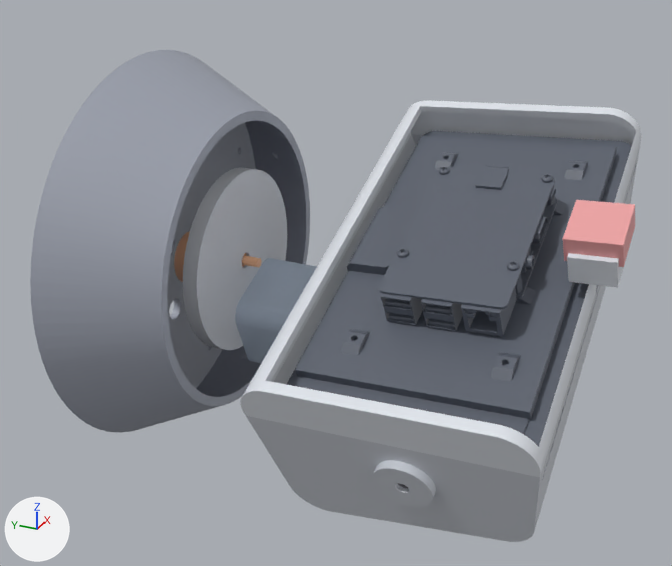
What one commit did to the glTF model web/assembly.glb.
Both versions are drawn from a camera (50 mm lens) standing at (-393.0, -281.0, 193.0) and looking at (-13.0, -110.0, 3.0). Every picture has the same lights, and +X, +Y and +Z are marked at lower left. The older version comes first. Where no turn or scale is listed for an object, it has been applied to the vertices.

Names of what the first picture shows: 'base', 'camera_ref', 'head_back', 'head_bezel', 'neck_clevis', 'pan_platform', 'screen_ref' and 1 more.
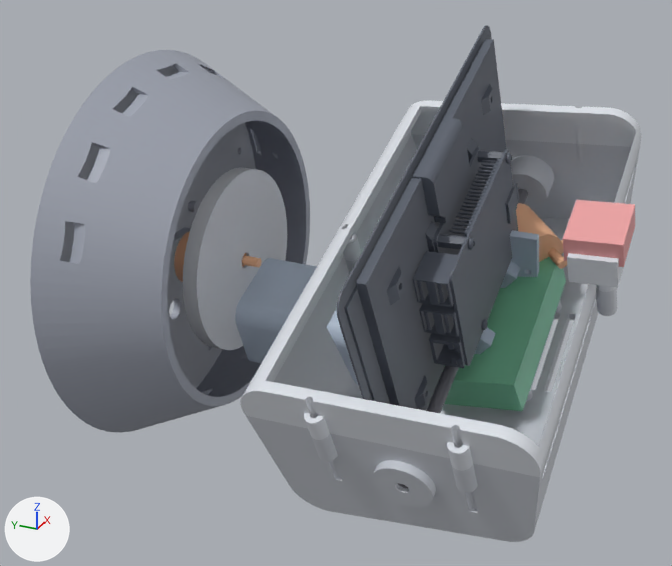
What differs and where, as boxes [x1, y1, x2, y2] in the pictures (672 x 566 px):
```json
{"object": "screen_ref", "change": "reshaped", "before": [286, 131, 632, 447], "after": [337, 25, 519, 411]}
{"part": 1, "of": "me_base", "change": "added", "after": [60, 66, 256, 383], "on screen": "mostly hidden"}
{"part": 2, "of": "me_base", "change": "added", "after": [31, 50, 306, 268]}
{"part": 3, "of": "me_head_bezel", "change": "added", "after": [597, 285, 616, 292], "on screen": "mostly hidden"}
{"part": 4, "of": "me_head_bezel", "change": "reshaped", "before": [412, 112, 630, 143], "after": [412, 101, 630, 147], "on screen": "mostly hidden before"}
{"part": 5, "of": "me_head_bezel", "change": "built on", "before": [240, 391, 532, 476], "after": [240, 382, 534, 476]}
{"part": 6, "of": "me_head_bezel", "change": "added", "after": [248, 101, 420, 392]}
{"part": 7, "of": "me_head_back", "change": "cut back", "before": [277, 175, 633, 527], "after": [277, 144, 634, 541]}
{"object": "pi5", "change": "unchanged, uncovered by the edit", "after": [439, 257, 566, 411]}
```

Edits to the scene script, one JSON object a line:
```json
{"block": "me_base", "where": "# used by ob_base; location = (0.0, 0.0, 0.0)"}
{"op": "remove", "block": "me_base", "code": "me_base.from_pydata(...)  # 1468 vertices, 2956 faces; spans x -104.0..104.0, y -52.0..0.0, z -104.0..104.0"}
{"op": "add", "block": "me_base", "code": "me_base.from_pydata(...)  # 2593 vertices, 5246 faces; spans x -104.0..104.0, y -52.0..0.0, z -104.0..104.0"}
{"block": "me_base", "change": "me_base part 1: 783 vertices added at x -31.0..60.0, y -11.0..0.0, z -19.0..19.0"}
{"block": "me_base", "change": "me_base part 2: 322 vertices added at x -94.0..98.0, y -20.0..-9.0, z -9.0..98.0"}
{"block": "me_base", "change": "other edits to the shape of me_base do not show in these pictures"}
{"block": "me_head_bezel", "where": "# used by ob_head_bezel; location = (0.0, 0.0, 0.0)"}
{"op": "remove", "block": "me_head_bezel", "code": "me_head_bezel.from_pydata(...)  # 851 vertices, 1698 faces; spans x -112.0..88.0, y -244.0..-107.0, z -22.0..81.0"}
{"op": "add", "block": "me_head_bezel", "code": "me_head_bezel.from_pydata(...)  # 3279 vertices, 6578 faces; spans x -112.0..91.0, y -244.0..-107.0, z -22.0..81.0"}
{"block": "me_head_bezel", "change": "me_head_bezel part 3: a new loose piece of 308 vertices spanning x -18.0..-6.0, y -241.0..-232.0, z 23.0..37.0, in mat_defaultmaterial_006"}
{"block": "me_head_bezel", "change": "me_head_bezel part 4: 18 vertices moved within x 82.0..88.0, y -230.0..-109.0, z 54.0..63.0; 5 vertices removed from x 86.0..88.0, y -204.0..-143.0, z 57.0..61.0; 813 vertices added at x 77.0..91.0, y -208.0..-138.0, z 55.0..80.0"}
{"block": "me_head_bezel", "change": "me_head_bezel part 5: 20 vertices moved within x -105.0..-98.0, y -230.0..-109.0, z -22.0..-13.0; 5 vertices removed from x -104.0..-103.0, y -204.0..-143.0, z -20.0..-16.0; 756 vertices added at x -112.0..-99.0, y -208.0..-138.0, z -21.0..3.0"}
{"block": "me_head_bezel", "change": "me_head_bezel part 6: 561 vertices added at x -15.0..-3.0, y -120.0..-111.0, z 15.0..35.0"}
{"block": "me_head_bezel", "change": "other edits to the shape of me_head_bezel do not show in these pictures"}
{"block": "me_head_back", "where": "# used by ob_head_back; location = (0.0, 0.0, 0.0)"}
{"op": "remove", "block": "me_head_back", "code": "me_head_back.from_pydata(...)  # 1441 vertices, 2894 faces; spans x -105.0..112.0, y -233.0..-108.0, z -80.0..63.0"}
{"op": "add", "block": "me_head_back", "code": "me_head_back.from_pydata(...)  # 7377 vertices, 14814 faces; spans x -108.0..112.0, y -242.0..-108.0, z -80.0..63.0"}
{"block": "me_head_back", "change": "me_head_back part 7: 64 vertices moved within x -105.0..100.0, y -233.0..-141.0, z -42.0..63.0; 11 vertices removed from x -104.0..88.0, y -204.0..-143.0, z -20.0..61.0; 5435 vertices added at x -108.0..101.0, y -242.0..-112.0, z -52.0..63.0"}
{"block": "me_head_back", "change": "other edits to the shape of me_head_back do not show in these pictures"}
{"block": "me_screen_ref", "where": "# used by ob_screen_ref; location = (0.0, 0.0, 0.0)"}
{"op": "remove", "block": "me_screen_ref", "code": "me_screen_ref.from_pydata(...)  # 42797 vertices, 85174 faces; spans x -101.0..81.0, y -231.0..-121.0, z -15.0..65.0"}
{"op": "add", "block": "me_screen_ref", "code": "me_screen_ref.from_pydata(...)  # 42797 vertices, 85174 faces; spans x -122.0..94.0, y -190.0..-159.0, z -50.0..120.0"}
{"block": "me_screen_ref", "change": "me_screen_ref part 8: the whole mesh is multiplied about its middle by the matrix ((0.86, -0.375, 0.347), (0.375, 0.0, -0.927), (0.347, 0.927, 0.14)), then moved by (-4.0, 13.0, 10.0)"}
```
